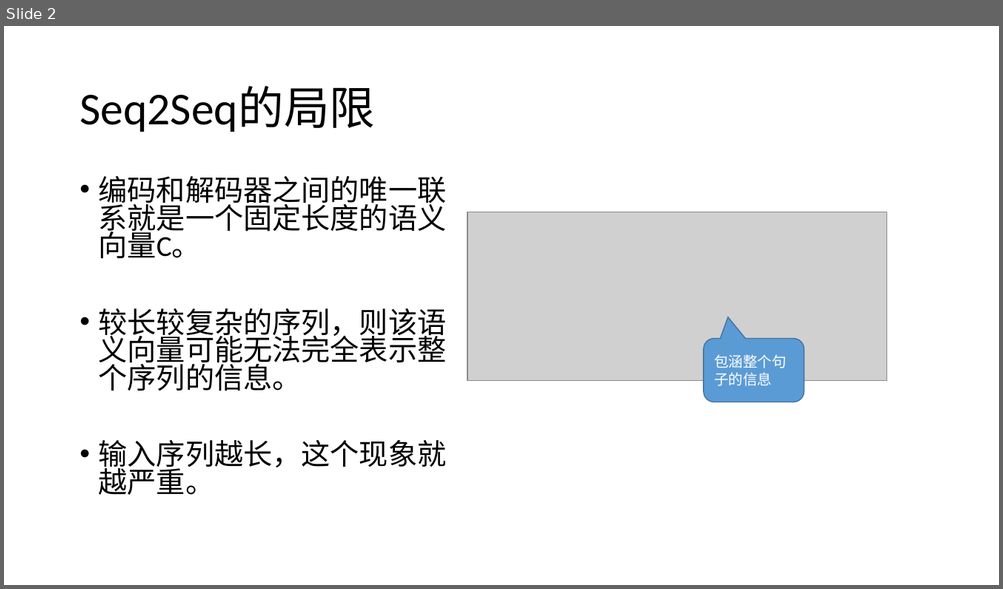
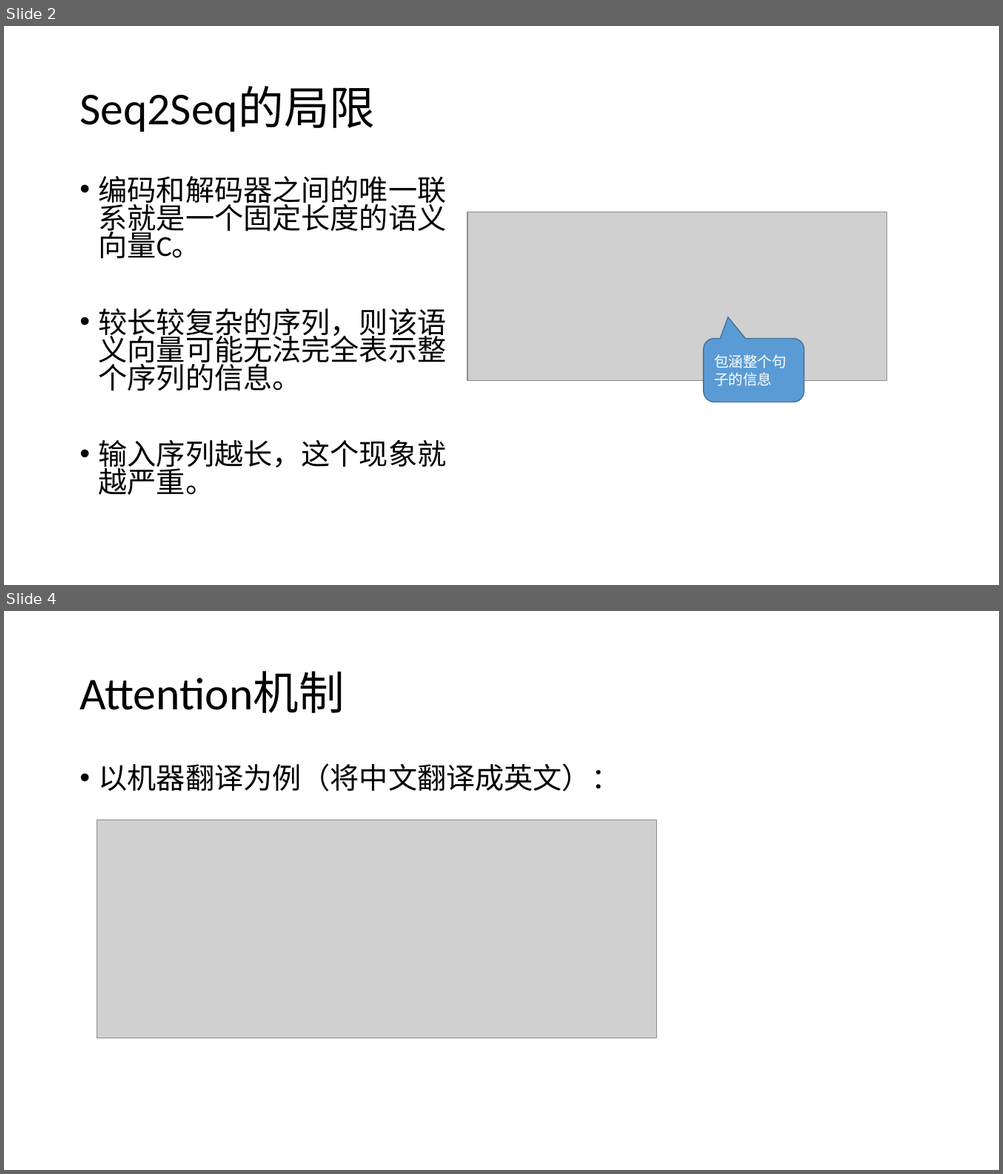
Before and after one commit to foamliu/Learning-DL, a slide deck: nlp/Attention.pptx. Shown one above the other, each under a label of ours: slide 2 before the commit, slides 2 and 4 after it; the slides between them are not shown. The pictures are 1003x589 and 1003x1174 pixels, drawn with LibreOffice and Linux fonts; fonts in the diff are those of the drawing; grey boxes stand for pictures. Boxes give left, top, right and bottom in pixels: in the first picture for what was removed or moved away, otherwise in the second. Text is boxed around its words. In the diff, an @@ line names an element or a change of style, - is before the commit and + after.

```diff
--- a/nlp/Attention.pptx
+++ b/nlp/Attention.pptx
@@ slide 4 added at (4,611,999,1170), background #FFFFFF @@
@@ title added at (79,672,344,713), 44 pt, text #000000 @@
+Attention机制
@@ text added at (99,763,620,792), 28 pt, text #000000 @@
+• 以机器翻译为例（将中文翻译成英文）：
@@ picture added at (96,820,656,1039) @@
```
Also in this commit, not shown: 2 slides changed, 4 other slides added, 1 slide removed, 2 other files.
